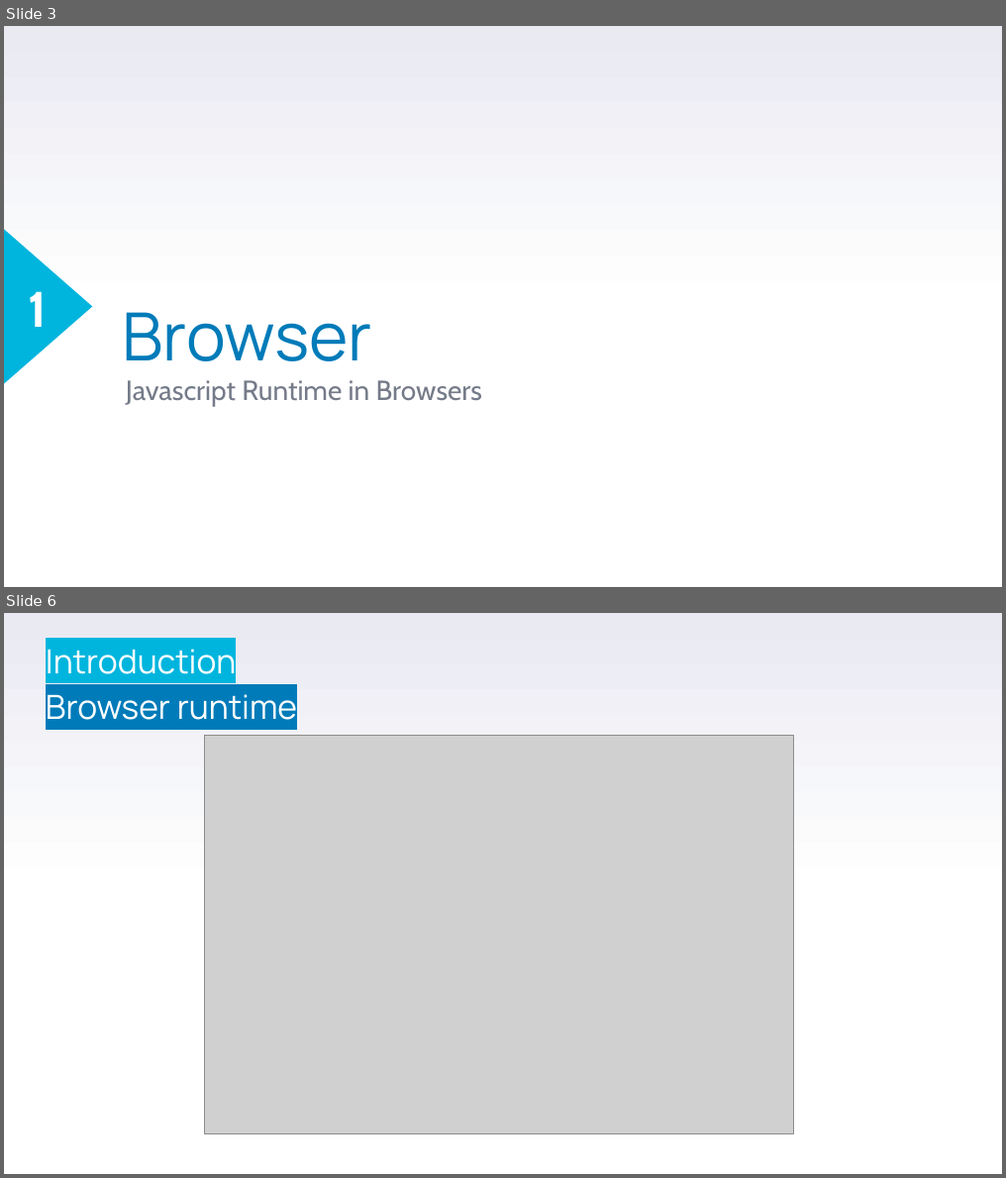
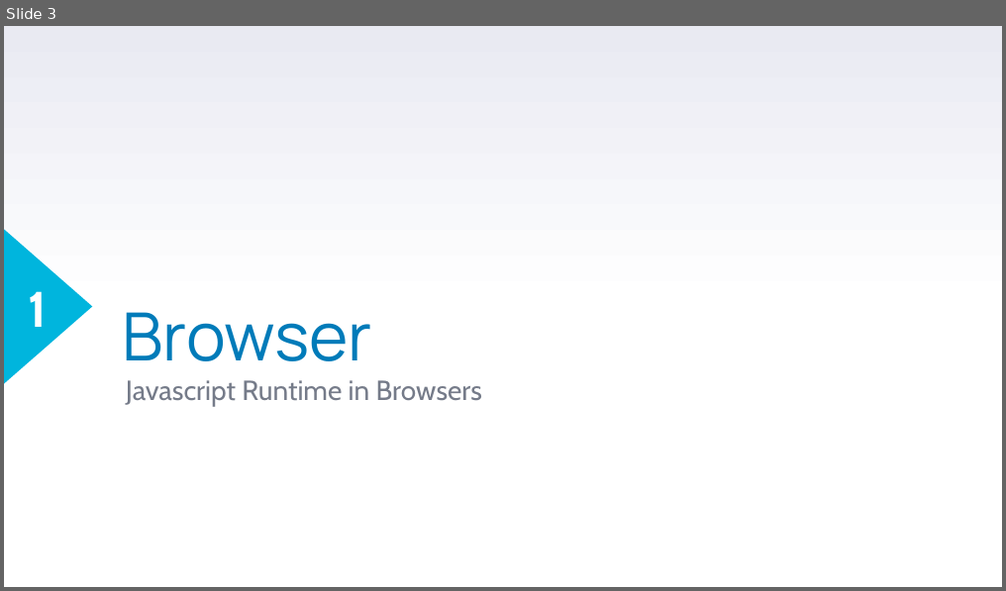
Before and after one commit to stefanofiorenza/KNITS, a slide deck: Programs/Trainings/01-FE/BasicJS/KNITS-Syntax.pptx. Shown one above the other, each under a label of ours: slides 3 and 6 before the commit, slide 3 after it; the slides between them are not shown. The pictures are 1006x1178 and 1006x591 pixels, drawn with LibreOffice and Linux fonts; fonts in the diff are those of the drawing; grey boxes stand for pictures; background and template pictures are left out. Boxes give left, top, right and bottom in pixels: in the first picture for what was removed or moved away, otherwise in the second. Text is boxed around its words. In the diff, an @@ line names an element or a change of style, - is before the commit and + after.

```diff
--- a/Programs/Trainings/01-FE/BasicJS/KNITS-Syntax.pptx
+++ b/Programs/Trainings/01-FE/BasicJS/KNITS-Syntax.pptx
@@ slide 6 removed at (x1=4, y1=613, x2=1002, y2=1174), background gradient #FFFFFF to #E9EAF2 @@
@@ text removed at (x1=46, y1=649, x2=297, y2=720) @@
-Introduction
-Browser runtime
@@ picture removed at (x1=205, y1=735, x2=794, y2=1134) @@
```
Also in this commit, not shown: 1 slide changed, 18 slides added, 43 other slides removed, 7 other files.
